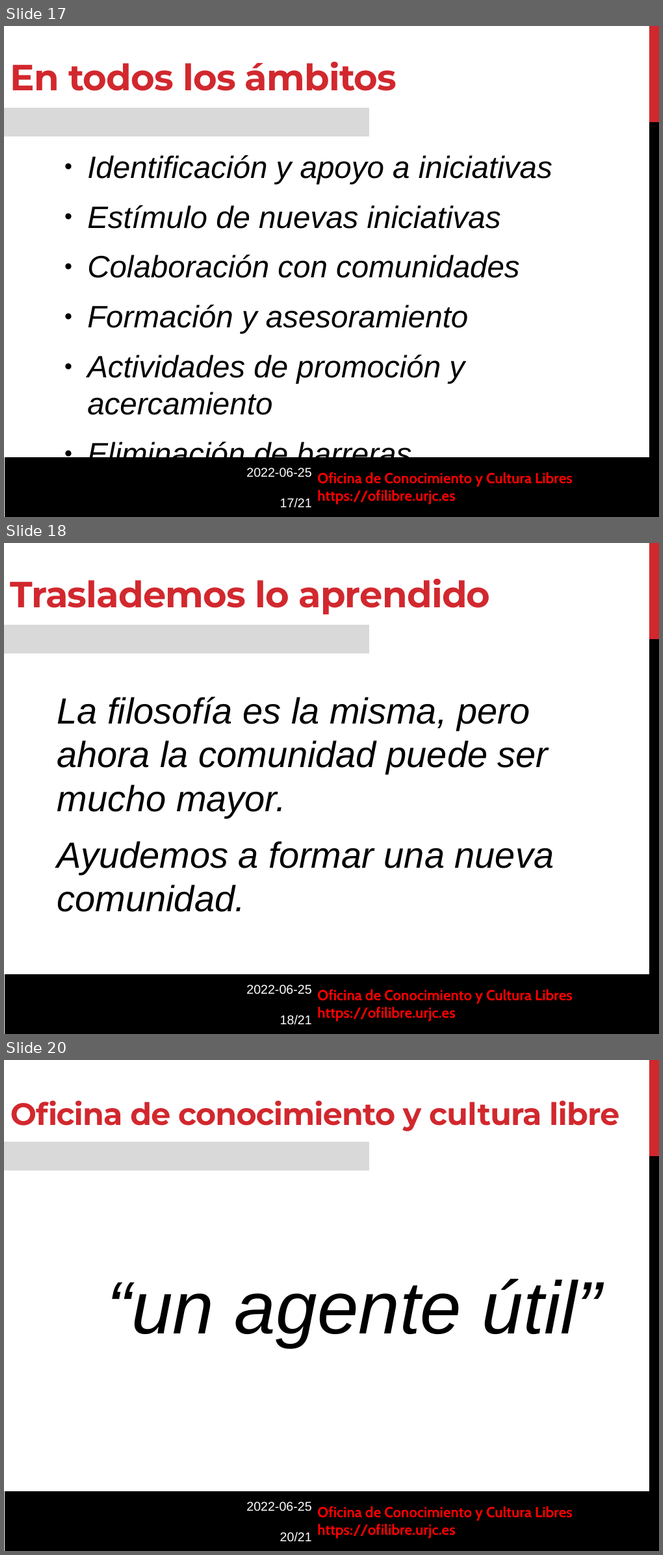
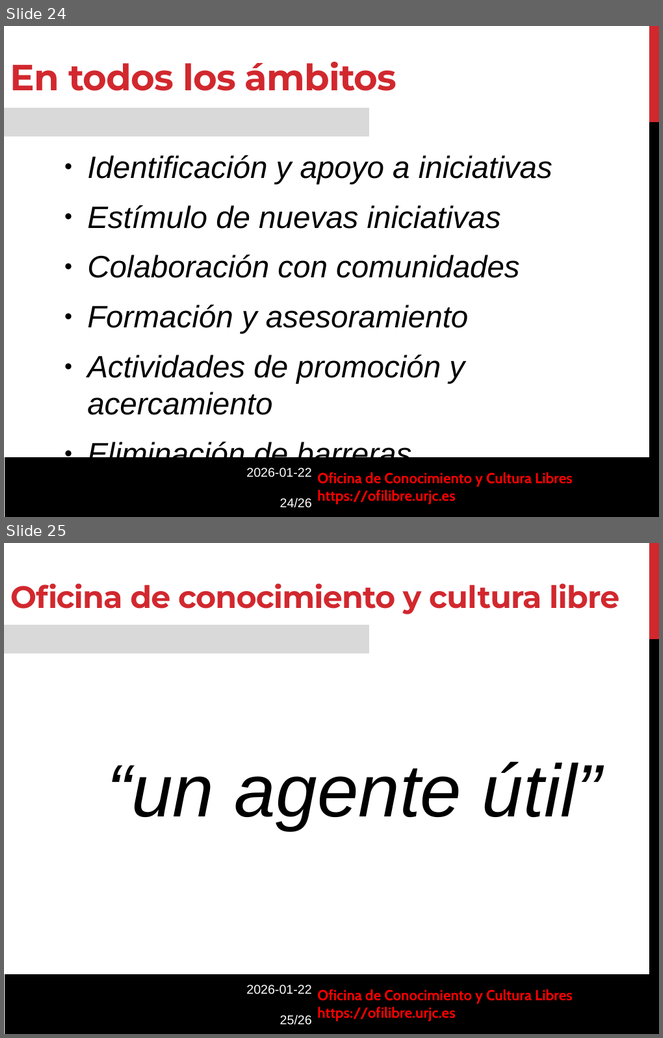
Before and after one commit to roberto-red/ofilibre, a slide deck: static/transpas/ofilibre/Modelo-OfiLibre.odp. Shown one above the other, each under a label of ours: slides 17, 18 and 20 before the commit, slides 24 and 25 after it; the slides between them are not shown. The pictures are 663x1555 and 663x1038 pixels, drawn with LibreOffice and Linux fonts; fonts in the diff are those of the drawing; background and template pictures are left out. Boxes give left, top, right and bottom in pixels: in the first picture for what was removed or moved away, otherwise in the second. Text is boxed around its words. In the diff, an @@ line names an element or a change of style, - is before the commit and + after.

Commit message:
Nueva presentación del "modelo OfiLibre"

```diff
--- a/static/transpas/ofilibre/Modelo-OfiLibre.odp
+++ b/static/transpas/ofilibre/Modelo-OfiLibre.odp
@@ slide 18 removed at [4, 543, 659, 1034], background #FFFFFF; not listed: 6 template elements that a slide beside it also shows @@
@@ text removed at [10, 579, 490, 615] @@
-Traslademos lo aprendido
@@ text removed at [57, 696, 555, 912] @@
-La filosofía es la misma, pero ahora la comunidad puede ser mucho mayor.
-Ayudemos a formar una nueva comunidad.
@@ what was slide 17 is now slide 24 @@
@@ text at [246, 468, 312, 508]: text changed @@
-2022-06-25
-17/21
+2026-01-22
+24/26
@@ what was slide 20 is now slide 25 @@
@@ text at [246, 985, 312, 1025]: text changed @@
-2022-06-25
-20/21
+2026-01-22
+25/26
```
Also in this commit, not shown: 8 slides changed, 15 slides added, 9 other slides removed, 3 other files.
